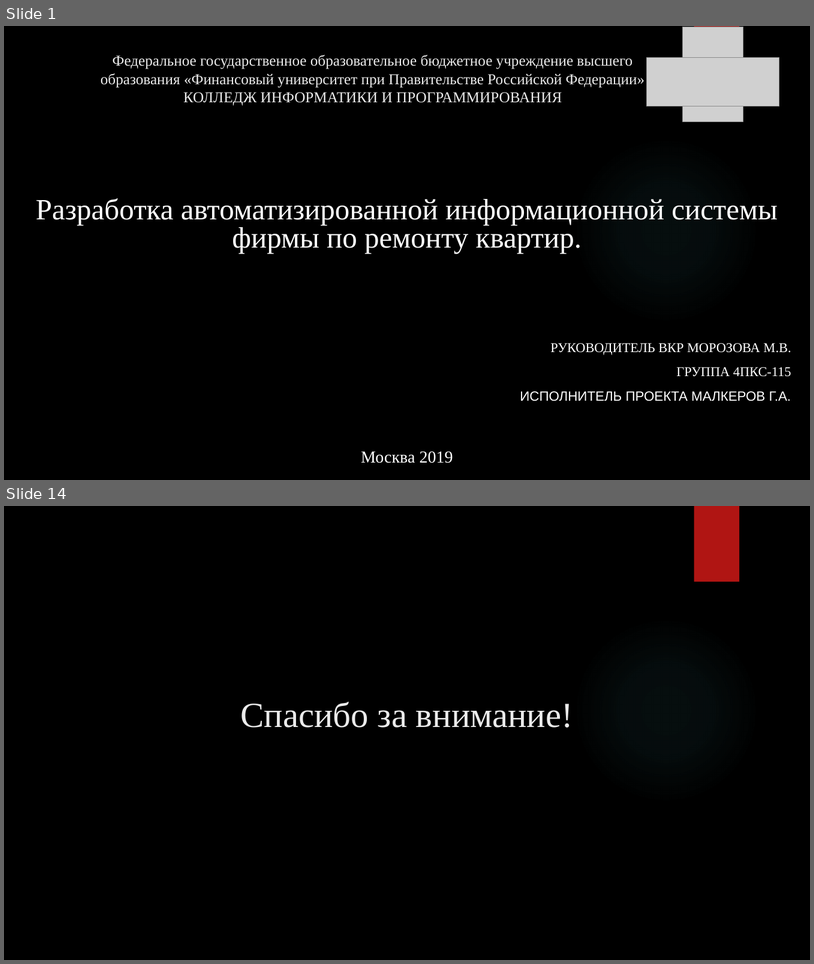
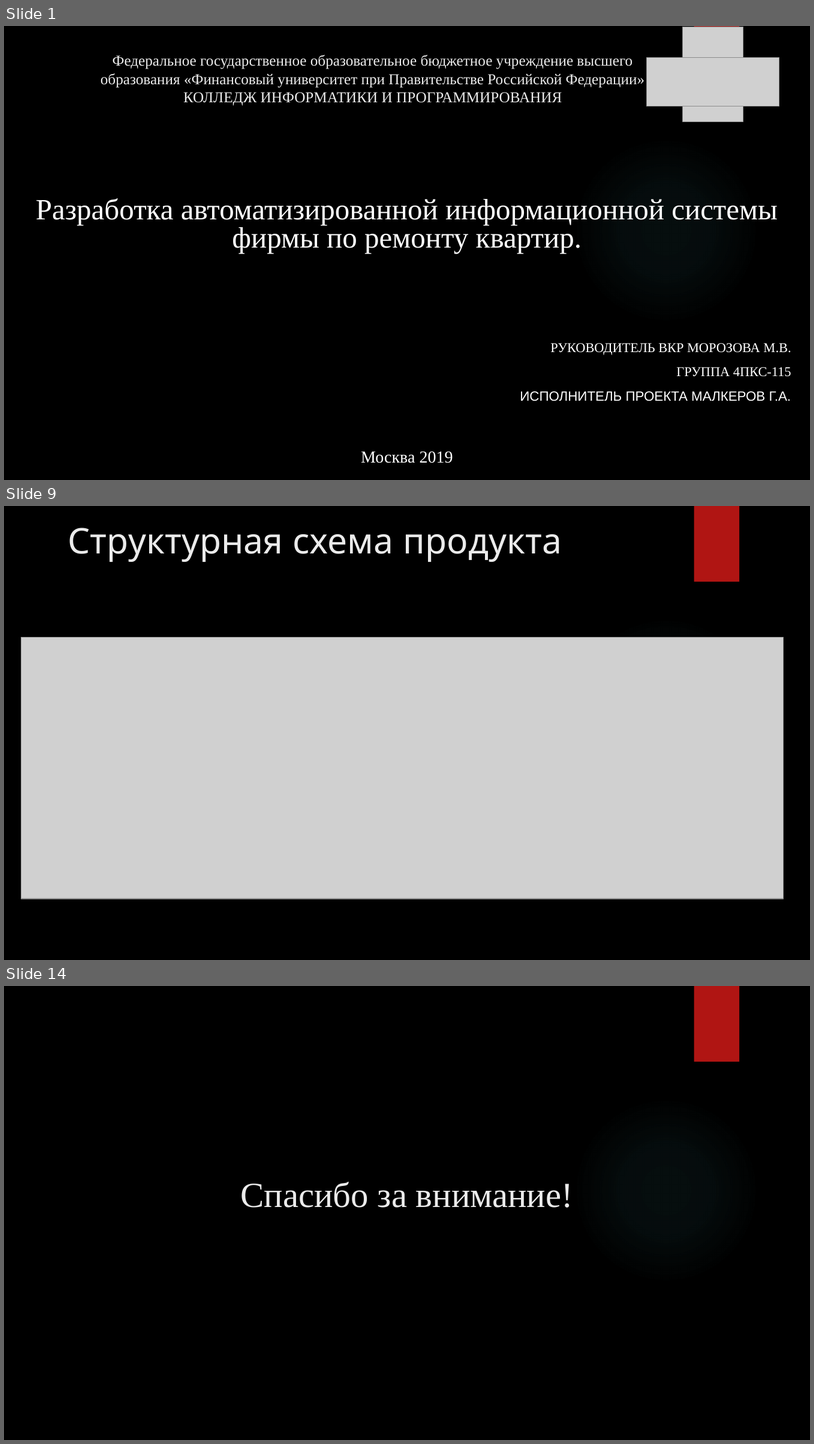
Before and after one commit to GENDOSMAL/Diplom, a slide deck: Documentation/Презентация к защите.pptx. Shown one above the other, each under a label of ours: slides 1 and 14 before the commit, slides 1, 9 and 14 after it; the slides between them are not shown. The pictures are 814x964 and 814x1444 pixels, drawn with LibreOffice and Linux fonts; fonts in the diff are those of the drawing; grey boxes stand for pictures; background and template pictures are left out. Boxes give left, top, right and bottom in pixels: in the first picture for what was removed or moved away, otherwise in the second. Text is boxed around its words. In the diff, an @@ line names an element or a change of style, - is before the commit and + after.

```diff
--- a/Documentation/Презентация к защите.pptx
+++ b/Documentation/Презентация к защите.pptx
@@ slide 9 added at [4,506,810,960], background picture (left out); not listed: 2 template elements that a slide beside it also shows @@
@@ title added at [68,528,563,562], 42 pt, text #EBEBEB @@
+Структурная схема продукта
@@ picture added at [21,637,784,898] @@
```
Also in this commit, not shown: 8 slides changed, 3 other slides added, 4 slides removed, 1 other file.
